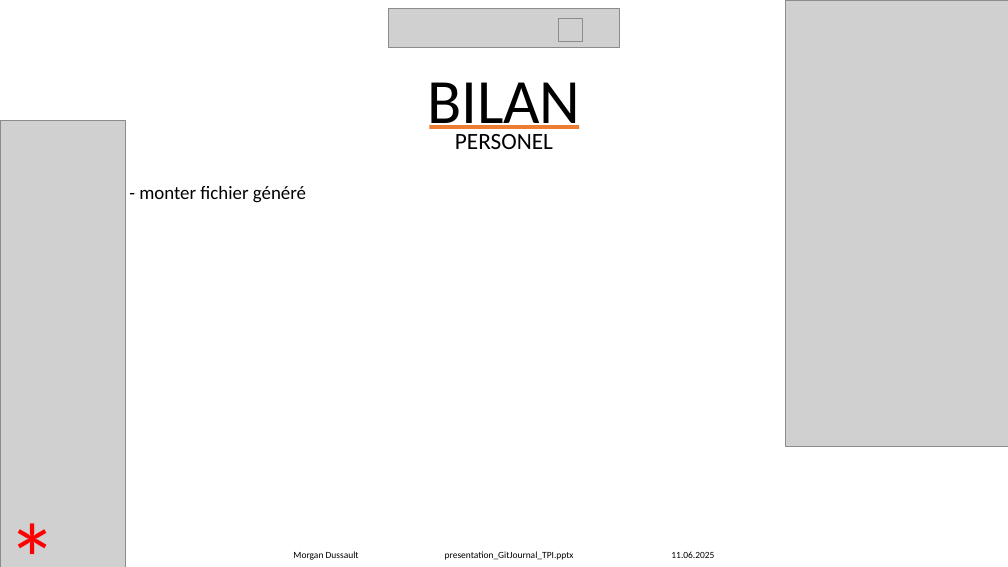
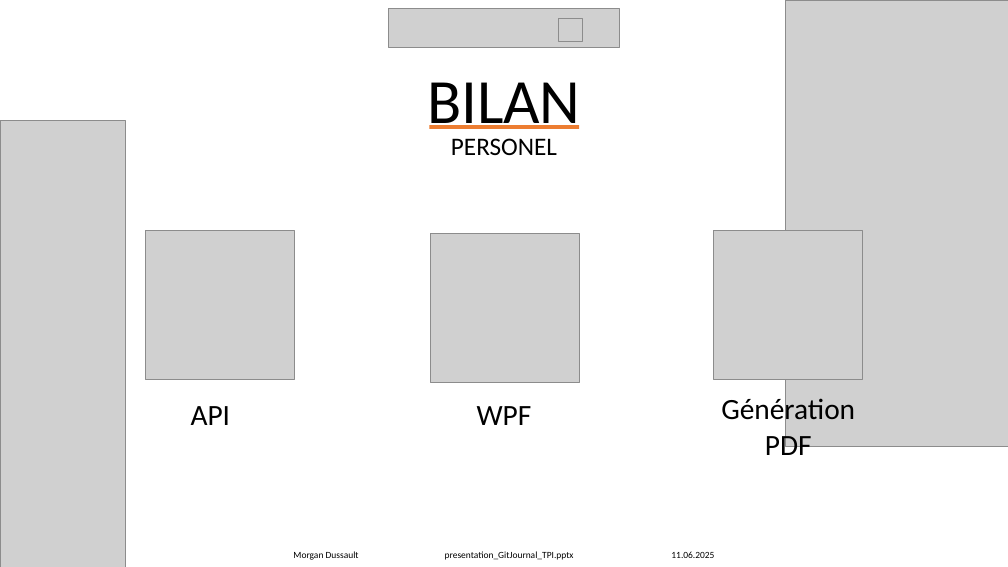
Before and after one commit to Morgan-DD/GitJournal, a slide deck: slide 34 of presentation/presentation_GitJournal_TPI.pptx. Drawn at 1008x567 pixels with LibreOffice and Linux fonts; fonts in the diff are those of the drawing; grey boxes stand for pictures. Boxes give left, top, right and bottom in pixels: in the first picture for what was removed or moved away, otherwise in the second. Text is boxed around its words. In the diff, an @@ line names an element or a change of style, - is before the commit and + after.

```diff
--- a/presentation/presentation_GitJournal_TPI.pptx
+++ b/presentation/presentation_GitJournal_TPI.pptx
@@ text "PERSONEL" at box(451, 138, 557, 155): size 22.2 to 24 pt; line spacing 0.7 to 0.9 @@
@@ text removed at box(139, 186, 306, 203) @@
-- monter fichier généré
@@ picture added at box(145, 231, 294, 380) @@
@@ picture added at box(430, 233, 579, 382) @@
@@ picture added at box(714, 231, 863, 380) @@
@@ text added at box(191, 406, 231, 425), 28 pt, text #000000 @@
+API
@@ text added at box(477, 406, 532, 425), 28 pt, text #000000 @@
+WPF
@@ text added at box(721, 395, 855, 455), 28 pt, text #000000 @@
+Génération PDF
@@ text removed at box(0, 491, 67, 567) @@
-*
```
Also in this commit, not shown: 9 other slides changed, 8 other files.
